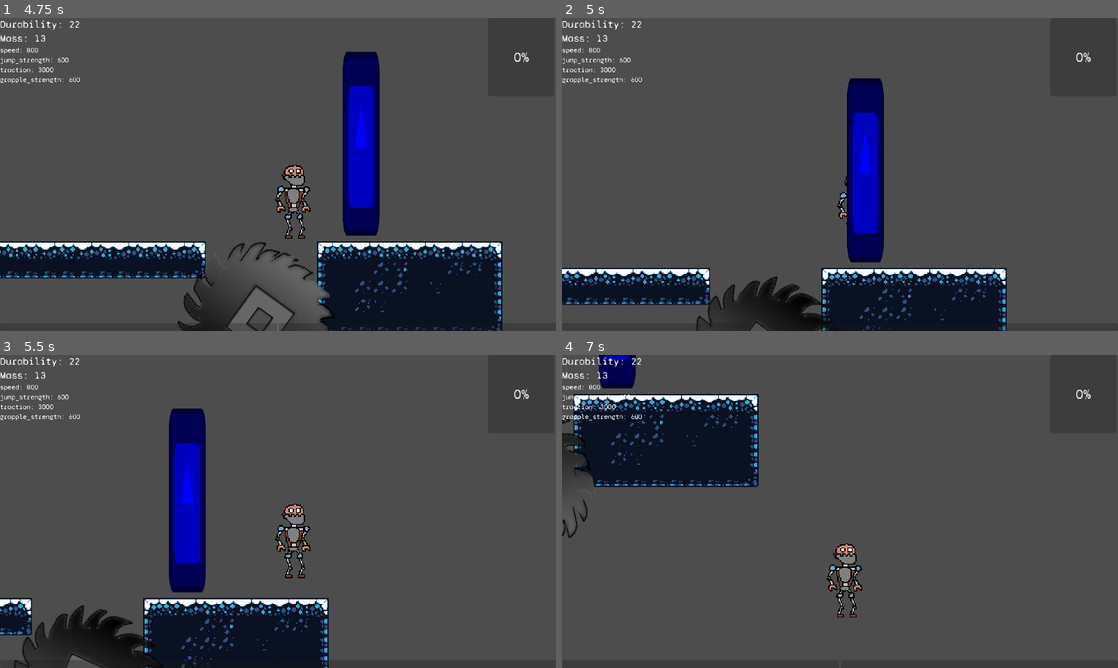
Above: before the commit, frames 1-4 (two rows, left to right).
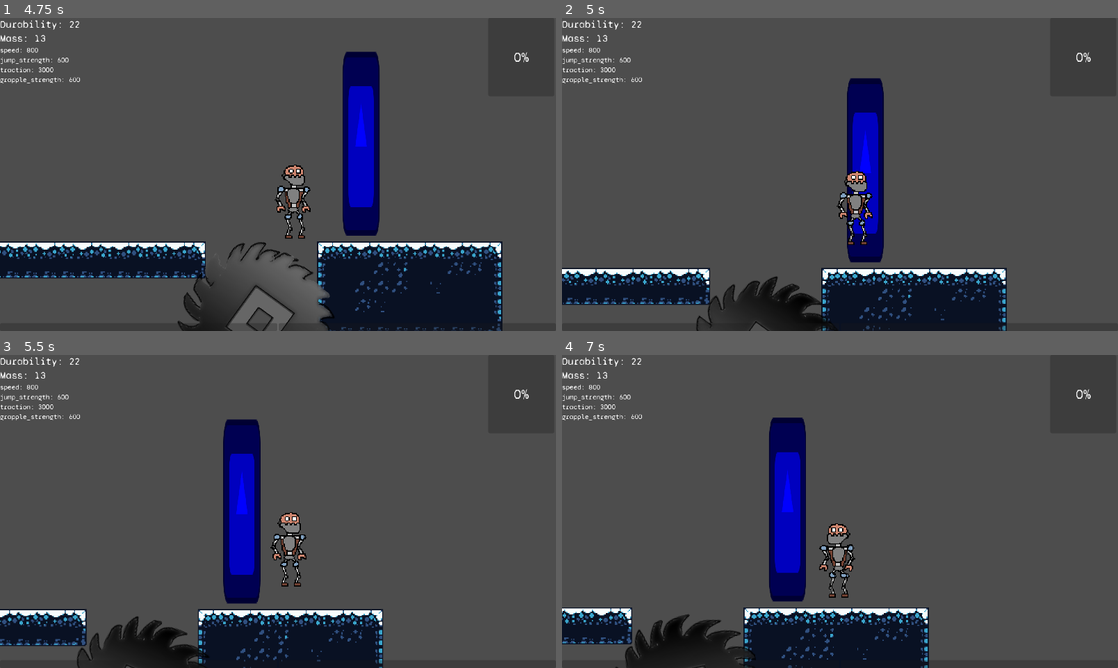
Above: after the commit, the same moments.

Repository: T4R1N/BuiltToScale
Game: Godot game, scene res://Scenes/Main.tscn
The game is run twice, just before and just after one commit, with the same random seed, the same clock (stepped at 60 frames per second) and the same inputs. The engine's default icon, where the game draws it, is replaced by a stand-in: a white triangle on a blue panel in a dark square.
Inputs:
- Up to frame 1 (4.75 s): click "Start" at 0.5 s; click "Start" at 1.25 s; hold Shift (Grab, bound only after the commit) 2.03-2.78 s; hold D (Right) 2.03-3.53 s; tap Space (Jump) at 2.27, 3.02, 4.52 s; tap S (Grab, bound only before the commit) at 2.3, 2.85, 3.8, 4.35 s; tap Shift (Grab, bound only after the commit) at 3.05, 4.55 s; hold A (Left) 3.53-4.28 s; hold Shift (Grab, bound only after the commit) 3.53-4.28 s; hold D (Right) from 4.28 s (still down)
- Up to frame 2 (5 s): keep holding D (Right)
- Up to frame 3 (5.5 s): keep holding D (Right); hold Shift (Grab, bound only after the commit) from 5.03 s (still down); tap Space (Jump) at 5.27 s; tap S (Grab, bound only before the commit) at 5.3 s
- Up to frame 4 (7 s): release D (Right) at 5.78 s; release Shift (Grab, bound only after the commit) at 5.78 s; hold A (Left) 5.78-6.53 s; tap S (Grab, bound only before the commit) at 5.85, 6.8 s; tap Space (Jump) at 6.02 s; tap Shift (Grab, bound only after the commit) at 6.05 s; hold D (Right) from 6.53 s (still down); hold Shift (Grab, bound only after the commit) from 6.53 s (still down)

Frame 1 is identical in both runs. In frame 2, 0.6% of the frame differs, in the area x 51-56%, y 48-73%; in frame 3, 16%; in frame 4, 26%, in the area x 0-66%, y 0-100%.

Commit message:
begin to climb

Diff:
--- a/Scenes/Stage.tscn
+++ b/Scenes/Stage.tscn
@@ -406,6 +406,11 @@
 
 [node name="Stage" type="Node2D"]
 
+[node name="GrabPoint" parent="." instance=ExtResource("7_yle4h")]
+z_index = -1
+position = Vector2(1688, 175)
+scale = Vector2(1, 4.96)
+
 [node name="Player" parent="." instance=ExtResource("1_yy72t")]
 position = Vector2(555, 177)
 skeleton = ExtResource("2_ge4ut")
@@ -423,8 +428,4 @@
 [node name="Sawblade" parent="." instance=ExtResource("6_s7ot8")]
 position = Vector2(1332, 784)
 
-[node name="GrabPoint" parent="." instance=ExtResource("7_yle4h")]
-position = Vector2(1688, 175)
-scale = Vector2(1, 4.96)
-
 [connection signal="climb" from="GrabPoint" to="Player" method="set_canClimb"]
--- a/Scripts/Player.gd
+++ b/Scripts/Player.gd
@@ -19,6 +19,7 @@
 var hp: float
 
 var canClimb = false
+var isClimbing = false
 
 var can_move_in_air = true # For use with augments
 var can_walk_to_climb = false # Spiderbody
@@ -108,6 +109,18 @@
 		additional_jumps = num_jumps # resets to max jump value
 		time_since_grounded = 0
 
+	# Climbing
+	if canClimb and Input.is_action_pressed("Grab"):
+		if !isClimbing:
+			velocity = Vector2.ZERO
+		isClimbing = true
+	else:
+		isClimbing = false
+
+	if isClimbing:
+		gravity = 0
+	else:
+		gravity = 1600
 
 	# Handle jump input allowing for jump buffering.
 	if Input.is_action_just_pressed("Jump"):
--- a/project.godot
+++ b/project.godot
@@ -46,7 +46,7 @@
 }
 Grab={
 "deadzone": 0.5,
-"events": [Object(InputEventKey,"resource_local_to_scene":fa …(140 unchanged characters)… d":false,"keycode":0,"physical_keycode":83,"key_label":0,"unicode":115,"echo":false,"script":null)
+"events": [Object(InputEventKey,"resource_local_to_scene":fa …(140 unchanged characters)… d":false,"keycode":0,"physical_keycode":4194325,"key_label":0,"unicode":0,"echo":false,"script":null)
 ]
 }
 
